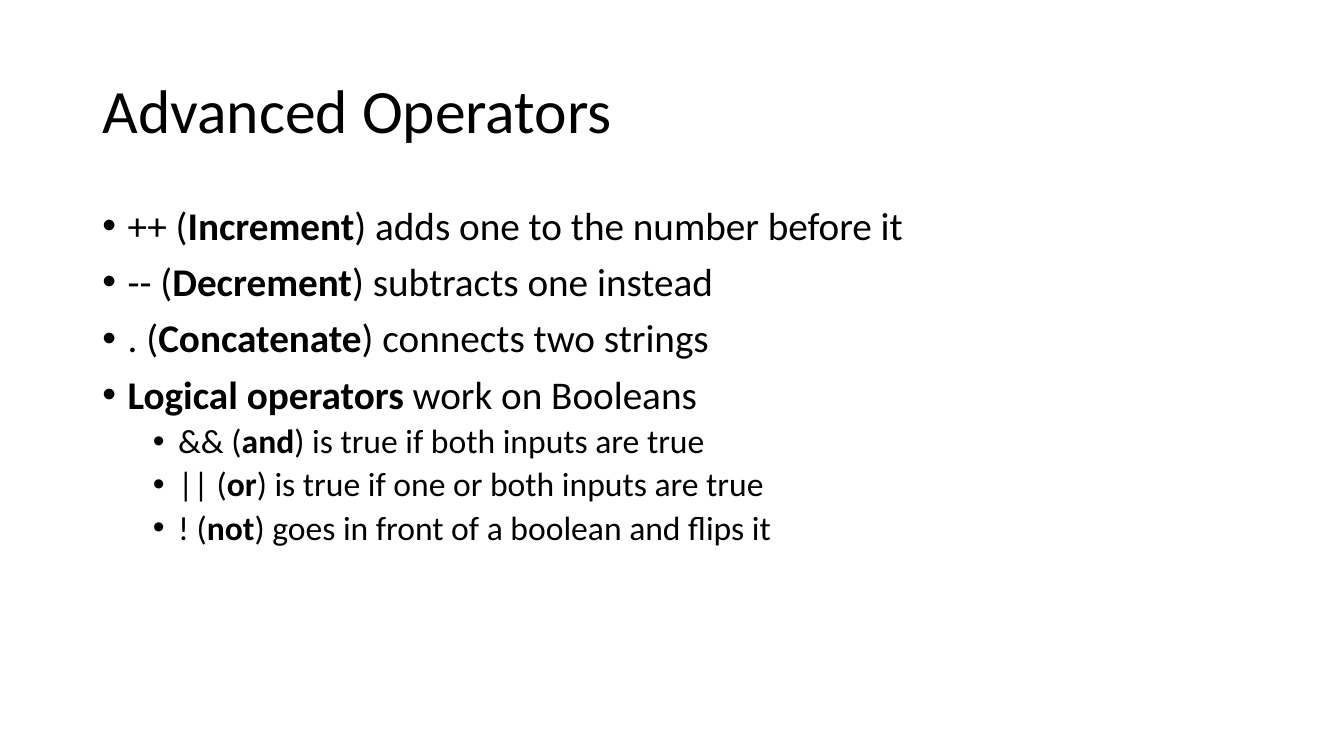
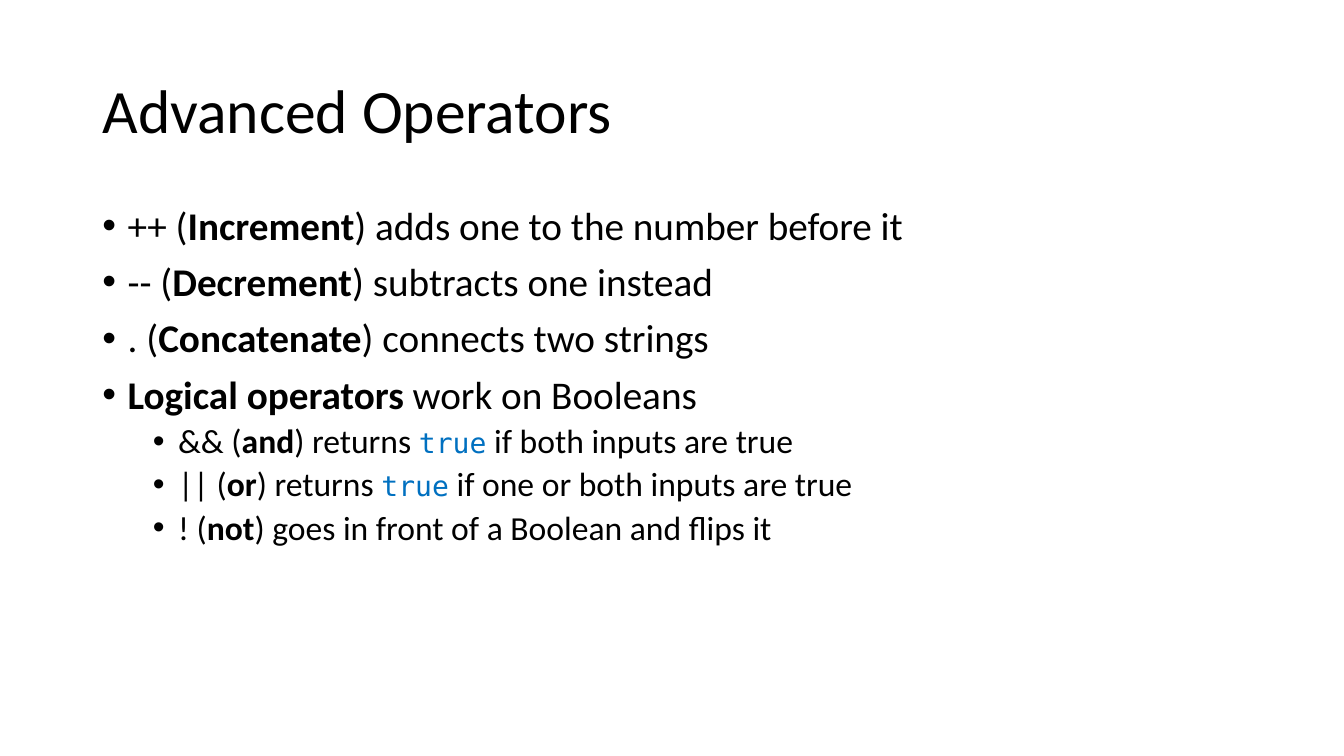
Before and after one commit to PHPEmbark/curriculum, a slide deck: slide 11 of course/1 - Basic Programming/Basic Programming.pptx. Drawn at 1344x756 pixels with LibreOffice and Linux fonts; fonts in the diff are those of the drawing. Boxes give left, top, right and bottom in pixels: in the first picture for what was removed or moved away, otherwise in the second. Text is boxed around its words. In the diff, an @@ line names an element or a change of style, - is before the commit and + after.

```diff
--- a/course/1 - Basic Programming/Basic Programming.pptx
+++ b/course/1 - Basic Programming/Basic Programming.pptx
@@ text at <box>197,428,852,546</box>: text changed @@
-  • && (and) is true if both inputs are true
-  • || (or) is true if one or both inputs are true
-  • ! (not) goes in front of a boolean and flips it
+  • && (and) returns true if both inputs are true
+  • || (or) returns true if one or both inputs are true
+  • ! (not) goes in front of a Boolean and flips it
```
Also in this commit, not shown: 29 other slides changed, 17 slides added.
